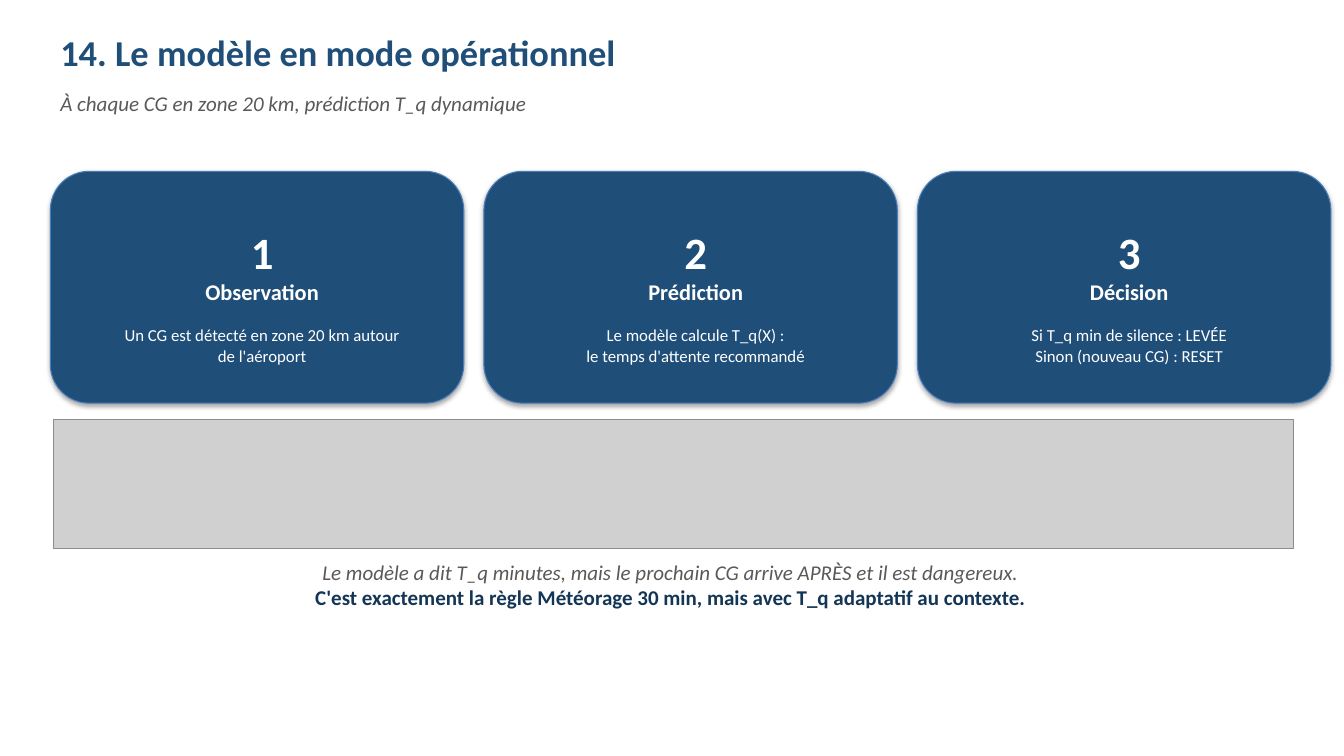
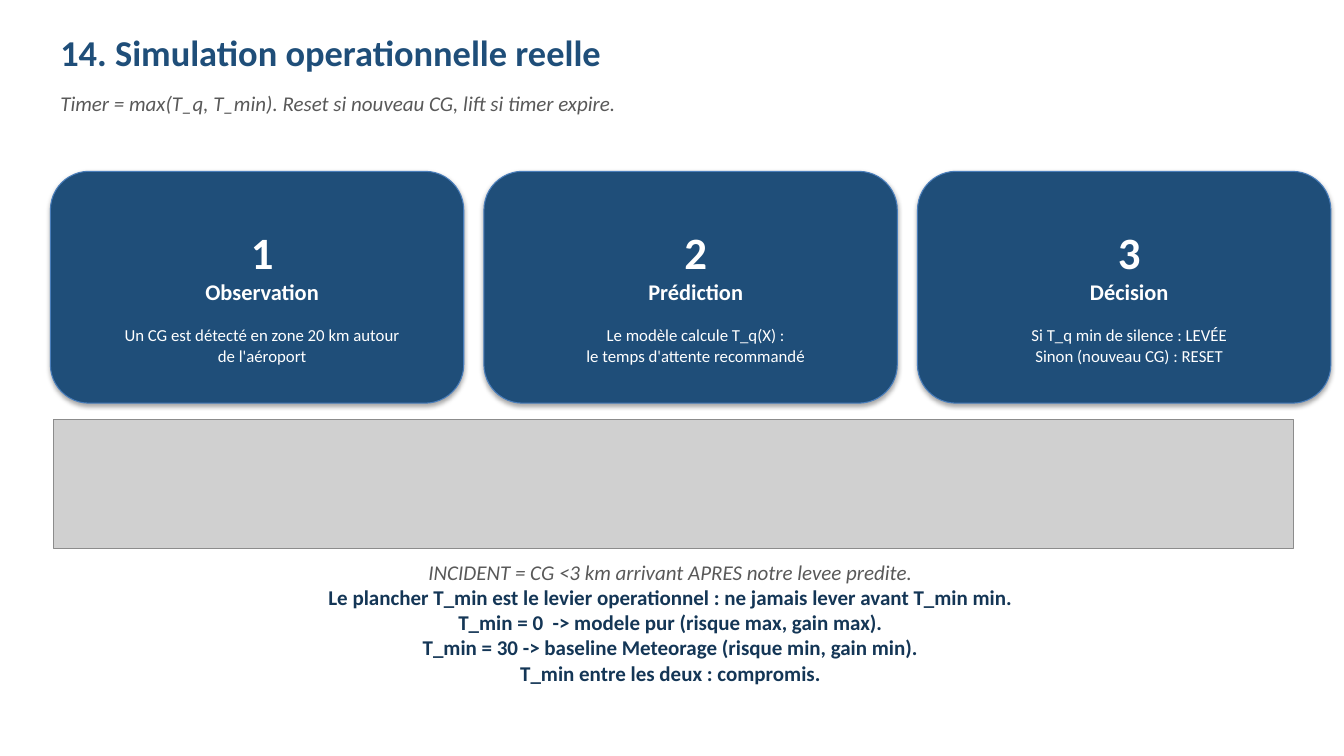
Before and after one commit to enriquealves02-jpg/PROJET_oral_m2fin, a slide deck: slide 15 of presentation_oral.pptx. Drawn at 1344x756 pixels with LibreOffice and Linux fonts; fonts in the diff are those of the drawing; grey boxes stand for pictures. Boxes give left, top, right and bottom in pixels: in the first picture for what was removed or moved away, otherwise in the second. Text is boxed around its words. In the diff, an @@ line names an element or a change of style, - is before the commit and + after.

```diff
--- a/presentation_oral.pptx
+++ b/presentation_oral.pptx
@@ text at (60, 40, 600, 72): text changed @@
-14. Le modèle en mode opérationnel
+14. Simulation operationnelle reelle
@@ text at (60, 96, 615, 115): text changed @@
-À chaque CG en zone 20 km, prédiction T_q dynamique
+Timer = max(T_q, T_min). Reset si nouveau CG, lift si timer expire.
@@ text at (328, 565, 1012, 685): text changed @@
-Le modèle a dit T_q minutes, mais le prochain CG arrive APRÈS et il est dangereux.
-C'est exactement la règle Météorage 30 min, mais avec T_q adaptatif au contexte.
+INCIDENT = CG <3 km arrivant APRES notre levee predite.
+Le plancher T_min est le levier operationnel : ne jamais lever avant T_min min.
+T_min = 0 -> modele pur (risque max, gain max).
+T_min = 30 -> baseline Meteorage (risque min, gain min).
+T_min entre les deux : compromis.
```
Also in this commit, not shown: 3 other slides changed, 4 other files.
